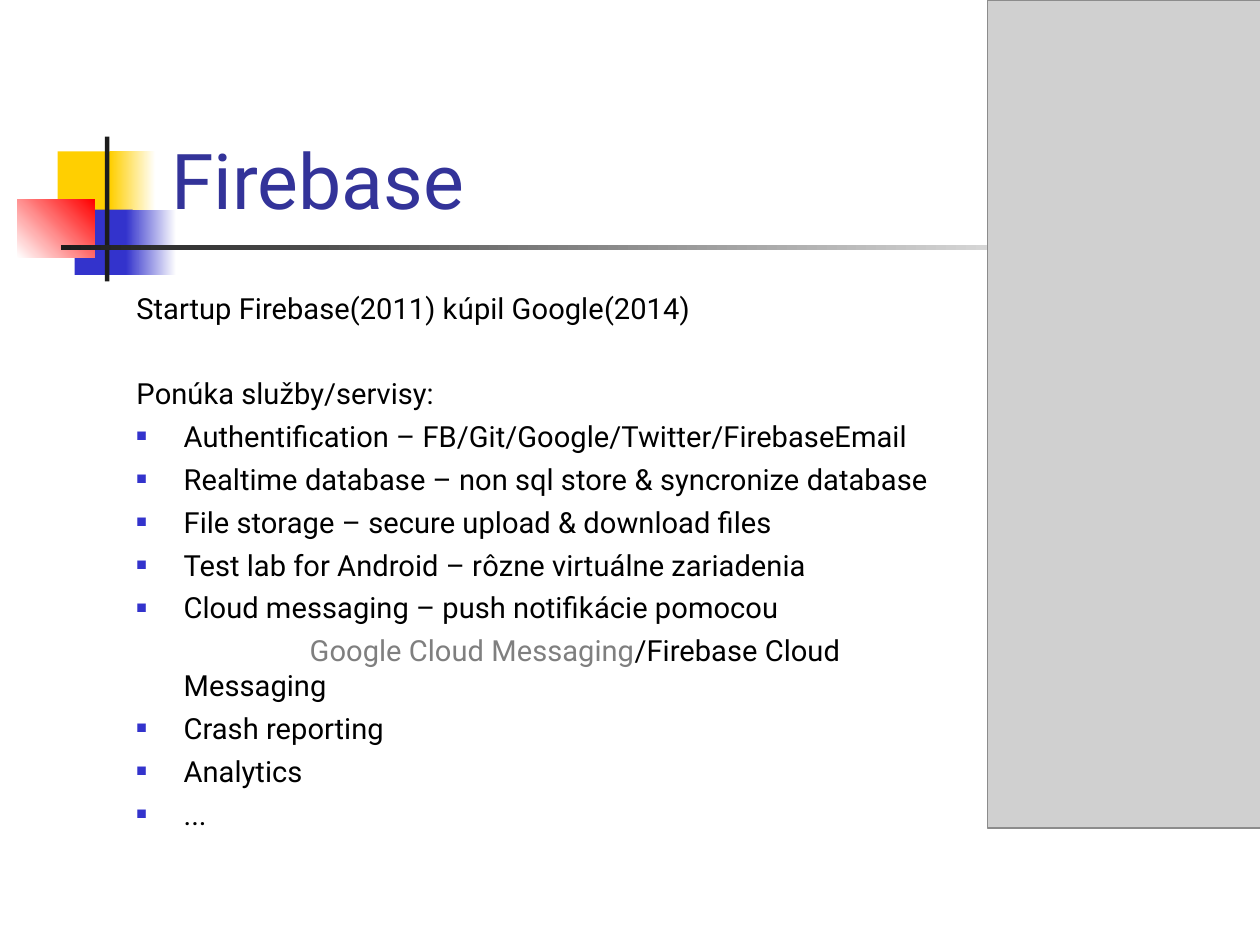
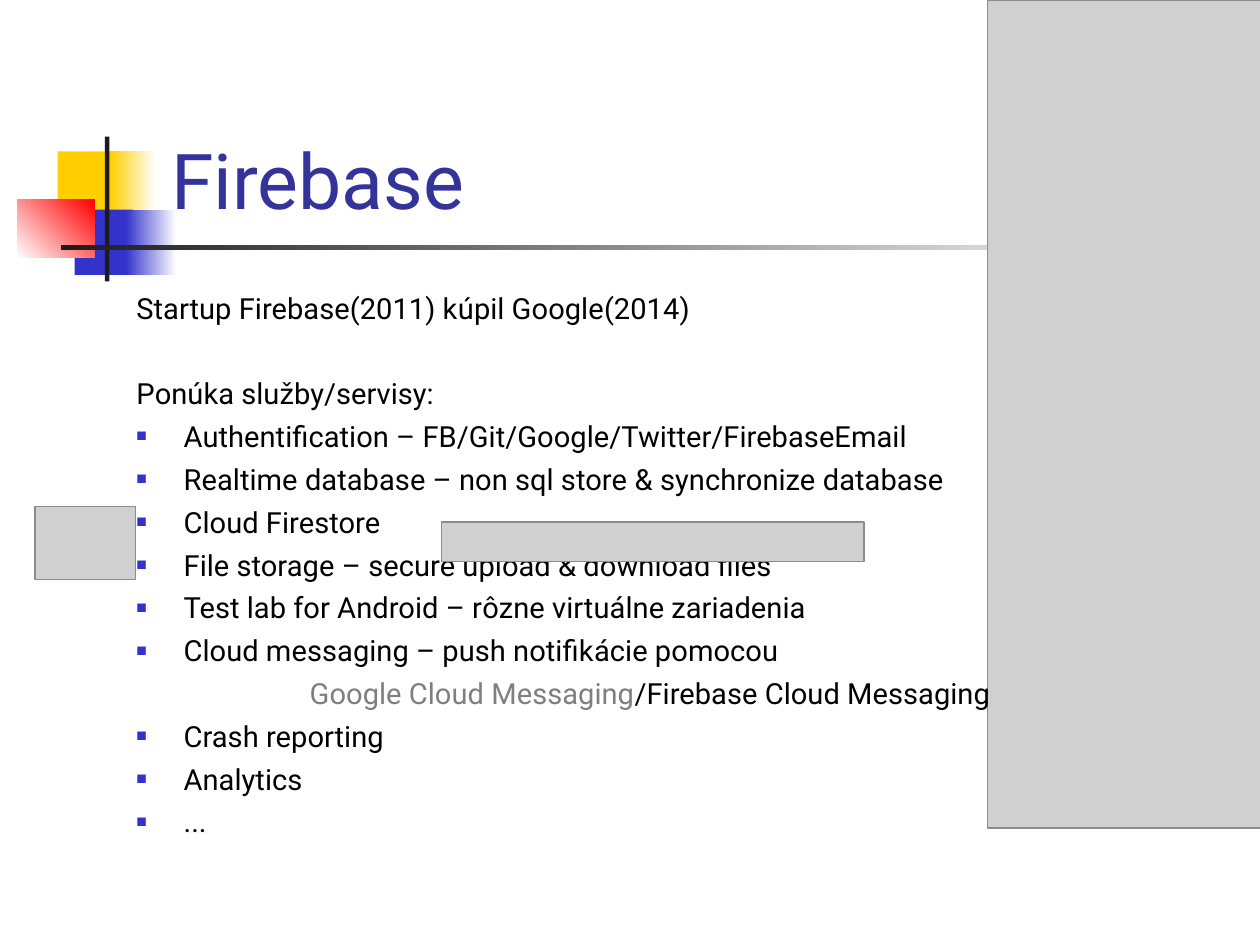
Before and after one commit to vmandro/Prednasky, a slide deck: slide 5 of 11/11_Android.ppt (slide 6 before the commit). Drawn at 1260x945 pixels with LibreOffice and Linux fonts; fonts in the diff are those of the drawing; grey boxes stand for pictures. Boxes give left, top, right and bottom in pixels: in the first picture for what was removed or moved away, otherwise in the second. Text is boxed around its words. In the diff, an @@ line names an element or a change of style, - is before the commit and + after.

```diff
--- a/11/11_Android.ppt
+++ b/11/11_Android.ppt
@@ text at [184, 468, 943, 534]: text changed @@
-■ Realtime database – non sql store & syncronize database
+■ Realtime database – non sql store & synchronize database
+■ Cloud Firestore
@@ picture added at [35, 507, 136, 580] @@
@@ picture added at [441, 522, 863, 561] @@
```
Also in this commit, not shown: 5 other slides changed, 4 slides added, 3 slides removed, 5 other files.
